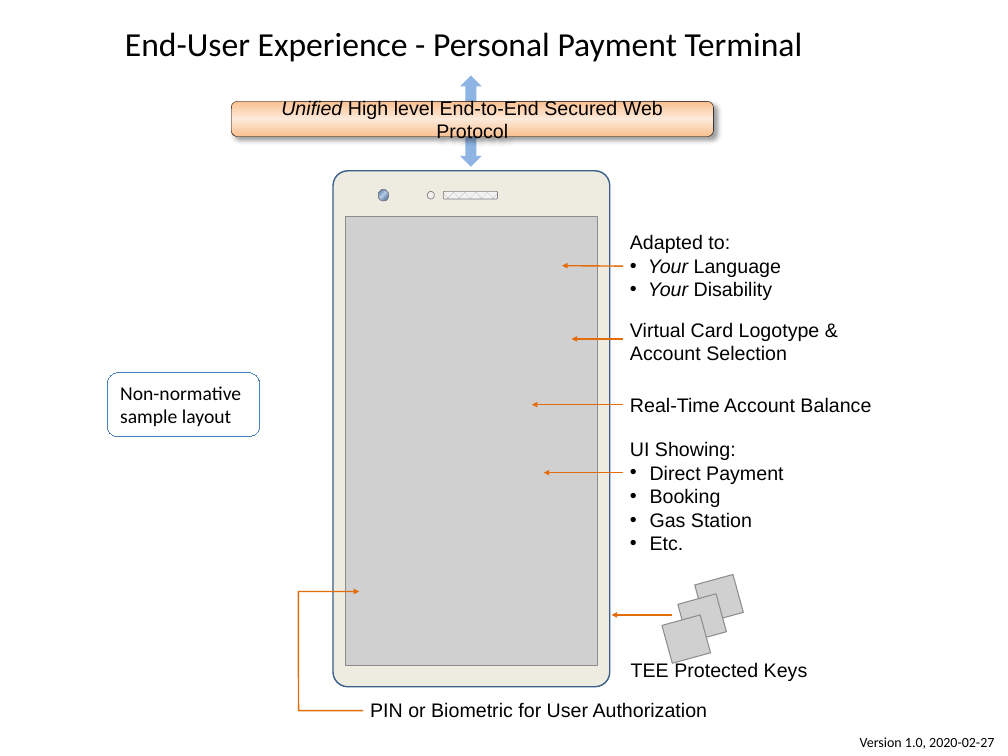
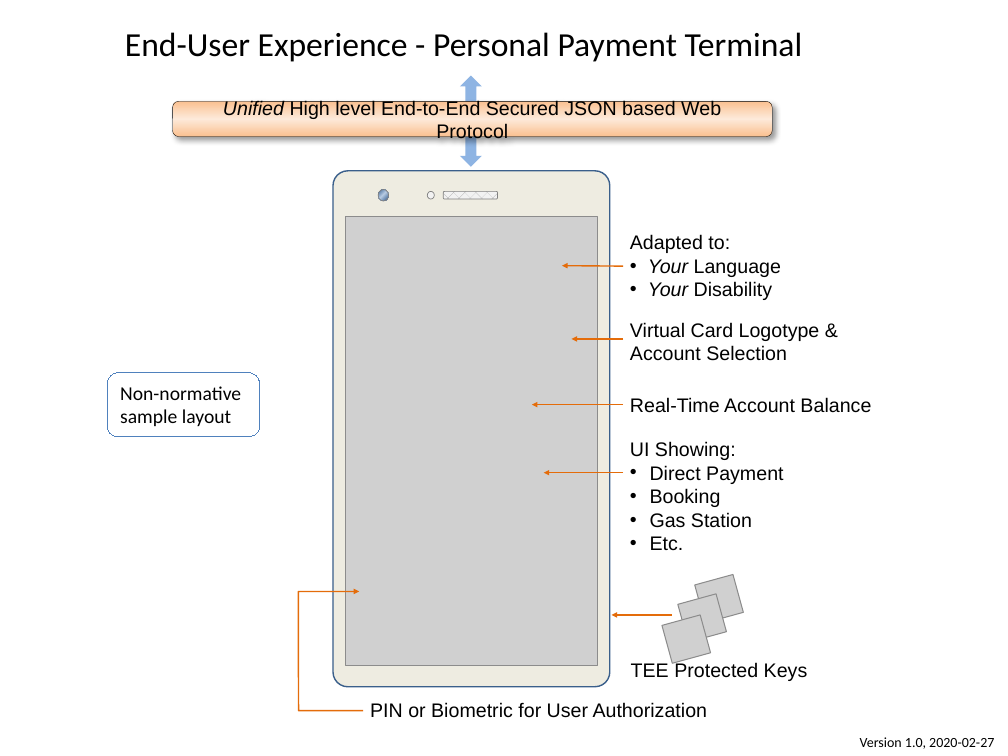
Before and after one commit to cyberphone/openbankingwallet, a slide deck: slide 2 of open-banking-wallet.pptx. Drawn at 1008x756 pixels with LibreOffice and Linux fonts; fonts in the diff are those of the drawing; grey boxes stand for pictures; background and template pictures are left out. Boxes give left, top, right and bottom in pixels: in the first picture for what was removed or moved away, otherwise in the second. Text is boxed around its words. In the diff, an @@ line names an element or a change of style, - is before the commit and + after.

```diff
--- a/open-banking-wallet.pptx
+++ b/open-banking-wallet.pptx
@@ rounded rectangle "Unified High level End-to-End Secured ...": place and size @@
-rounded rectangle "Unified High level End-to-End Secured ..." at (232,102,714,137)
+rounded rectangle "Unified High level End-to-End Secured ..." at (172,102,772,137)
@@ text in rounded rectangle at (223,99,721,143): text changed @@
-Unified High level End-to-End Secured Web Protocol
+Unified High level End-to-End Secured JSON based Web Protocol
```
Also in this commit, not shown: 1 other file.
